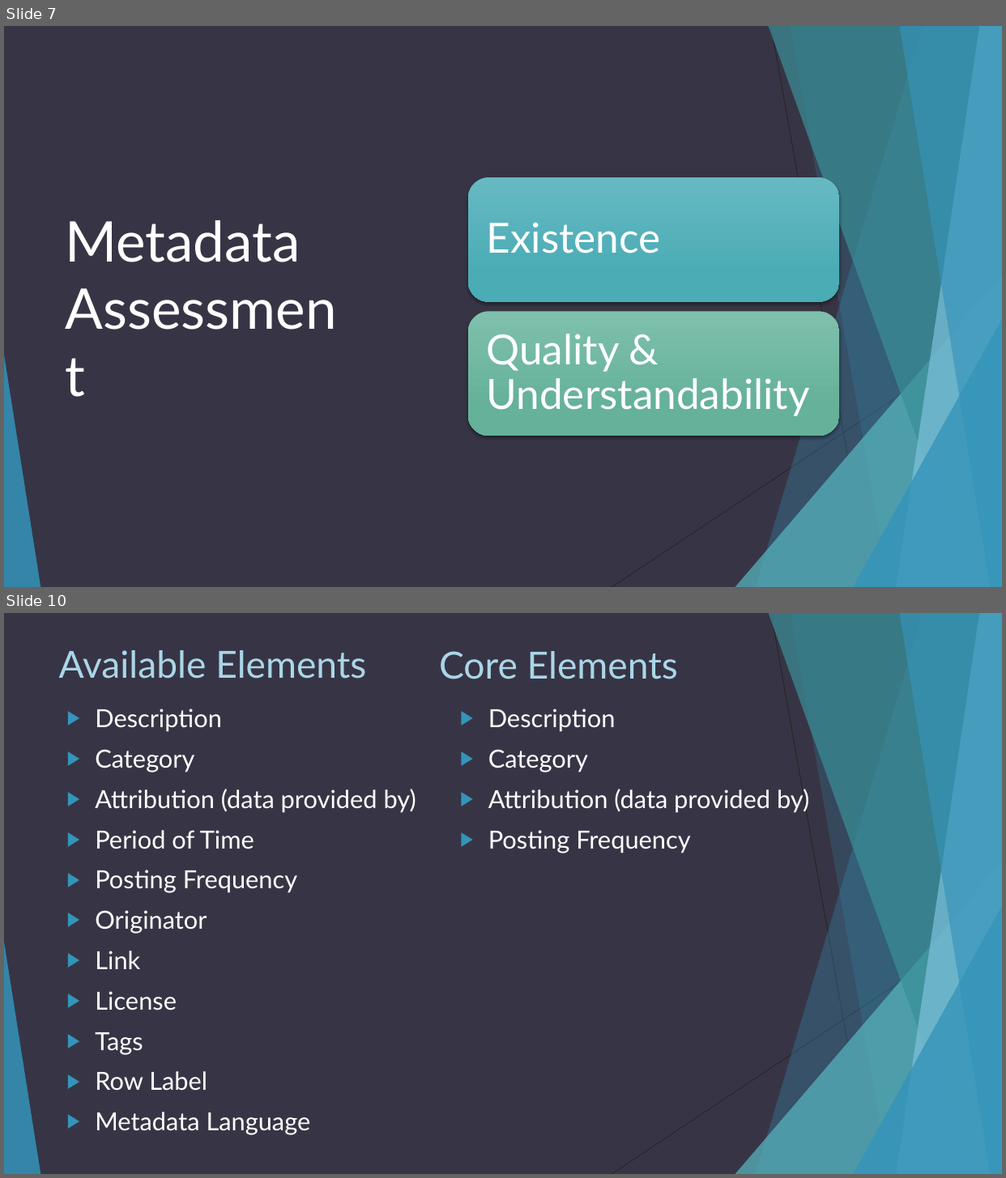
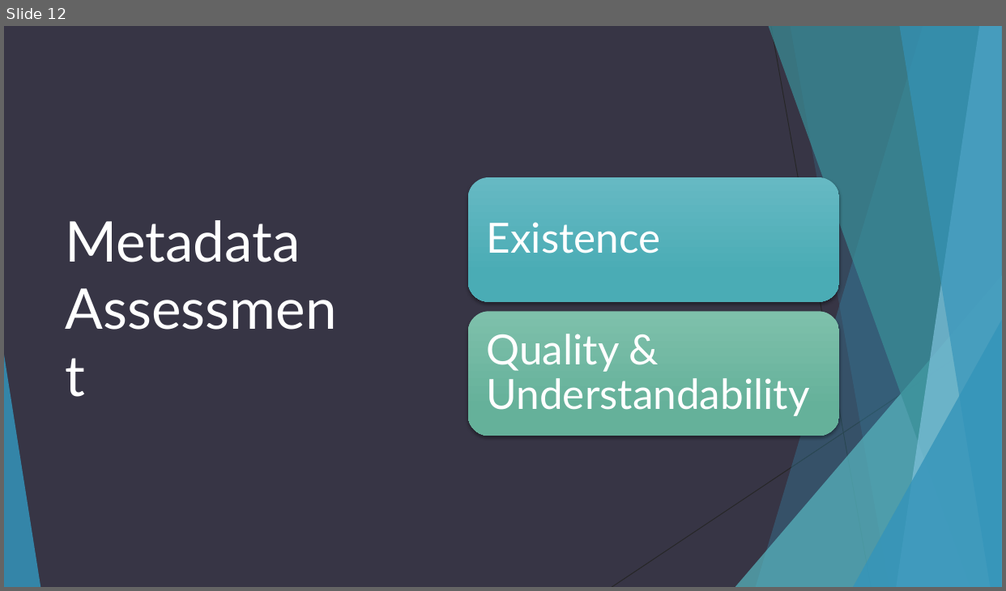
Before and after one commit to OpenDataLiteracy/WSL-AMF, a slide deck: report/Washington State Open Data Portal.pptx. Shown one above the other, each under a label of ours: slides 7 and 10 before the commit, slide 12 after it; the slides between them are not shown. The pictures are 1006x1178 and 1006x591 pixels, drawn with LibreOffice and Linux fonts; fonts in the diff are those of the drawing. Boxes give left, top, right and bottom in pixels: in the first picture for what was removed or moved away, otherwise in the second. Text is boxed around its words. In the diff, an @@ line names an element or a change of style, - is before the commit and + after.

```diff
--- a/report/Washington State Open Data Portal.pptx
+++ b/report/Washington State Open Data Portal.pptx
@@ slide 10 removed at [4,613,1002,1174], background #373545; not listed: 10 template elements that a slide beside it also shows @@
@@ text removed at [59,650,366,679] @@
-Available Elements
@@ text removed at [439,651,678,679] @@
-Core Elements
@@ text removed at [95,709,416,1135] @@
-▶ Description
-▶ Category
-▶ Attribution (data provided by)
-▶ Period of Time
-▶ Posting Frequency
-▶ Originator
-▶ Link
-▶ License
-▶ Tags
-▶ Row Label
-▶ Metadata Language
@@ text removed at [488,709,809,854] @@
-▶ Description
-▶ Category
-▶ Attribution (data provided by)
-▶ Posting Frequency
@@ what was slide 7 is now slide 12 @@
```
Also in this commit, not shown: 9 slides changed, 18 slides added, 11 other slides removed, 1 other file.
